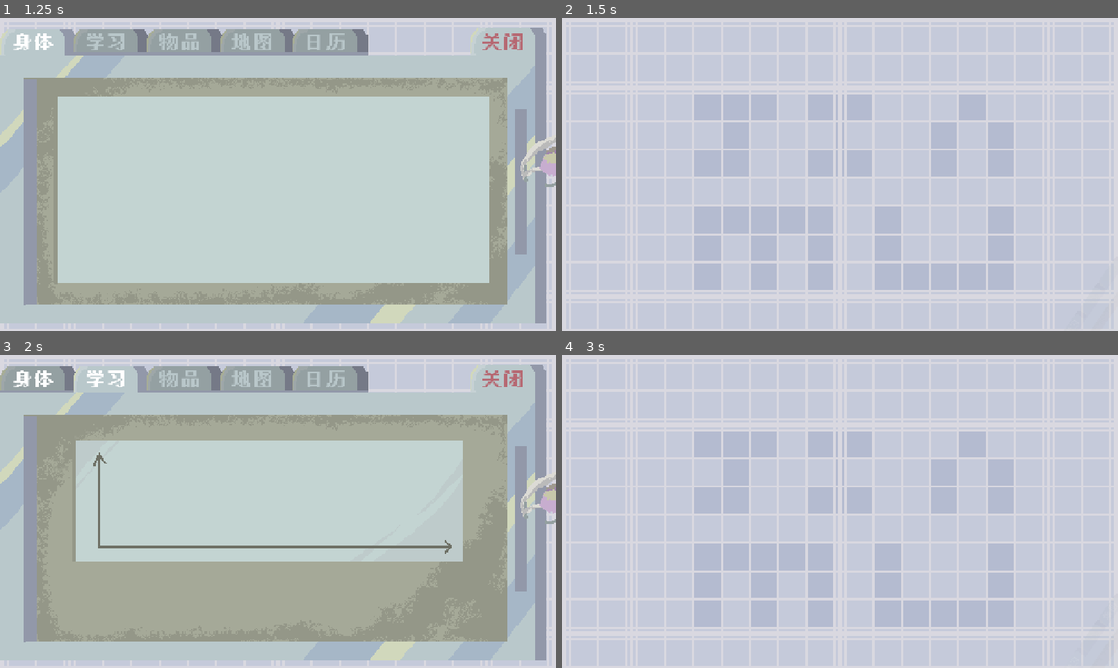
Above: before the commit, frames 1-4 (two rows, left to right).
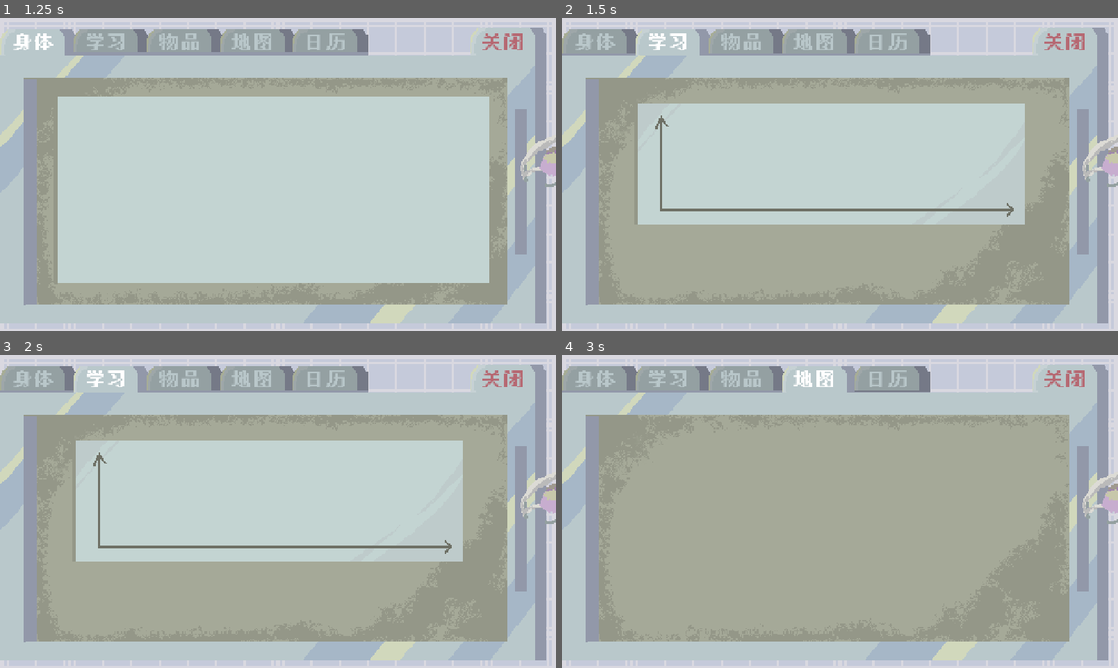
Above: after the commit, the same moments.

Repository: mu142857/School-Rules
Game: Godot game, scene res://ui/info_panel.tscn
Two runs of this game, one before a commit and one after it. Both use one fixed random seed, a clock stepped at 60 frames per second and the inputs below. The project has no main scene, so this scene is started directly.
Inputs:
- Up to frame 1 (1.25 s): click "身体" at 0.5 s
- Up to frame 2 (1.5 s): click "学习" at 1.25 s
- Up to frame 3 (2 s): no input
- Up to frame 4 (3 s): click "物品" at 2 s; click "地图" at 2.75 s

Frame 1 is identical in both runs. In frame 2, 58% of the frame differs, in the area x 0-100%, y 3-98%; in frame 3, 0.2%; in frame 4, 78%.

Commit message:
Update panel choosing system

Diff:
--- a/senior-year-of-high-school/ui/info_panel.gd
+++ b/senior-year-of-high-school/ui/info_panel.gd
@@ -38,6 +38,7 @@
 	preparing_position()
 	current_tab = "Body"
 	set_current_panel("Body")
+	open_animation()
 
 	background_colour.modulate.a = 0
 	setup_tabs()
@@ -165,27 +166,37 @@
 			current_panel = map_content
 
 	current_panel.show()
-	open_animation()
+	#open_animation()
 
 func _on_tab_body_pressed() -> void:
-	if not is_sliding:
-		change_animation("Body")
+	if not is_sliding and current_tab != "Body":
+		current_tab = "Body"
+		set_current_panel("Body")
+		update_tab_colors()
 
 func _on_tab_item_pressed() -> void:
-	if not is_sliding:
-		change_animation("Item")
+	if not is_sliding and current_tab != "Item":
+		current_tab = "Item"
+		set_current_panel("Item")
+		update_tab_colors()
 
 func _on_tab_study_pressed() -> void:
-	if not is_sliding:
-		change_animation("Study")
+	if not is_sliding and current_tab != "Study":
+		current_tab = "Study"
+		set_current_panel("Study")
+		update_tab_colors()
 
 func _on_tab_map_pressed() -> void:
-	if not is_sliding:
-		change_animation("Map")
+	if not is_sliding and current_tab != "Map":
+		current_tab = "Map"
+		set_current_panel("Map")
+		update_tab_colors()
 
 func _on_tab_calendar_pressed() -> void:
-	if not is_sliding:
-		change_animation("Calendar")
+	if not is_sliding and current_tab != "Calendar":
+		current_tab = "Calendar"
+		set_current_panel("Calendar")
+		update_tab_colors()
 
 func _on_cancel_pressed() -> void:
 	if not is_sliding:
